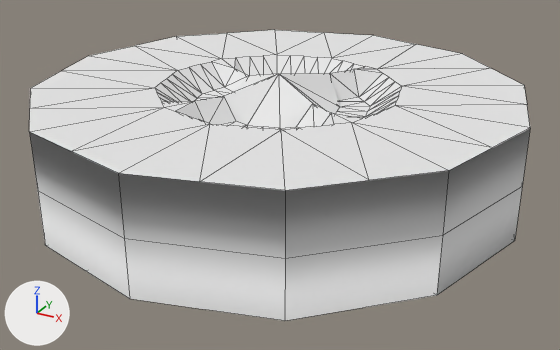
Two versions of the OBJ model Animation/models/wheel.obj, one commit apart.
Before and after are seen from a 50 mm lens placed at (0.527, -0.954, 0.417), pointed at (0.012, -0.019, -0.051). Every picture has the same lights, and +X, +Y and +Z are marked at lower left. Mesh edges are drawn as thin lines. Where no turn or scale is listed for an object, it has been applied to the vertices.

The first picture shows 'Circle_Circle.001'.
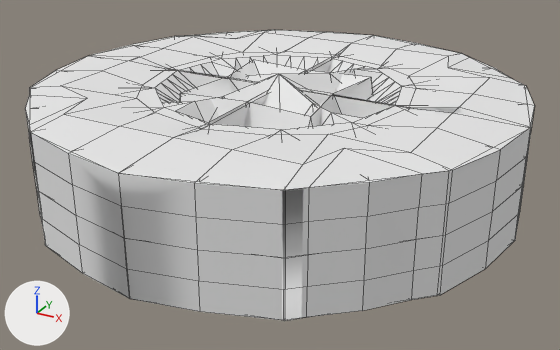
Boxes [x1, y1, x2, y2] around the edits, measured in the pictures (560 x 350 px):
'Cube', added
    after: [25, 30, 535, 320]
'Circle_Circle.001', unchanged, covered by the edit
    before: [29, 30, 530, 321]
    after: [29, 52, 416, 321]

What changed in the scene script:
```text
Add mat_material:
    mat_material = principled_material('Material')
    mat_material.base_color = (0.8, 0.8, 0.8)  # white #e7e7e7
    mat_material.roughness = 1.0
Add me_cube:
    me_cube.from_pydata(...)  # 409 vertices, 428 faces, 1 loose edge; spans x -0.361..0.361, y -0.36..0.36, z -0.08..0.087
    me_cube.materials.append(mat_material)  # white #e7e7e7
Add ob_cube:
    ob_cube = bpy.data.objects.new('Cube', me_cube)
    ob_cube.location = (0.0, 0.0, 0.0)
```
